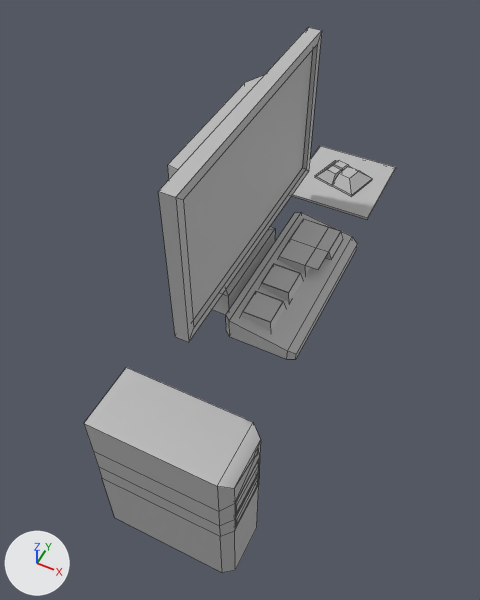
Renders of the FBX model Assets/SM_/SM_Pc.fbx from each side of a commit.
Before and after are seen from a 50 mm camera at (-0.373, -1.609, 2.386) aimed at (-1.015, -0.326, 0.782). Arrows for +X, +Y and +Z are at lower left; the lights stay in place. Mesh edges are drawn as thin lines. Where no turn or scale is listed for an object, it has been applied to the vertices.
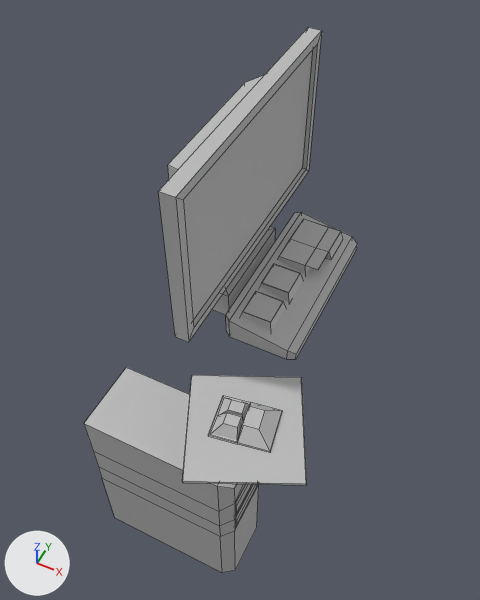
Where the newer file only moved an object's origin or applied its transform, the numbers keep the older frame.

Patch to the scene script:
```diff
--- a/Assets/SM_/SM_Pc.fbx.py
+++ b/Assets/SM_/SM_Pc.fbx.py
@@ me_mesh_011 @@
 me_mesh_011.from_pydata(...)  # 16 vertices, 12 faces; spans x -0.102..0.085, y -0.079..0.083, z -0.004..0.038
 # used by ob_pcube99; location = (-0.888, 0.257, 0.907)
+# me_mesh_011 part 3: the whole mesh is turned 25.2 degrees about the z axis through its middle, then moved by (0.134, -1.056, 0.0)
 me_mesh_011.materials.append(mat_lambert1)
@@ me_mesh_007 @@
 me_mesh_007.from_pydata(...)  # 8 vertices, 5 faces; spans x -0.253..0.044, y -0.155..0.155, z -0.004..0.004
 # used by ob_pcube54; location = (-0.793, 0.253, 0.901)
+# me_mesh_007 part 1: the whole mesh is turned 25.2 degrees about the z axis through the mesh origin
 me_mesh_007.materials.append(mat_lambert1)
@@ me_mesh_012 @@
 me_mesh_012.from_pydata(...)  # 8 vertices, 6 faces; spans x -0.0678..0.0151, y 0.0..0.0743, z 0.0..0.0337
 # used by ob_pcube101; location = (-0.903, 0.261, 0.907)
+# me_mesh_012 part 2: the whole mesh is turned 25.2 degrees about the z axis through its middle, then moved by (0.1206, -1.0739, 0.0)
 me_mesh_012.materials.append(mat_lambert1)
@@ ob_pcube54 @@
 ob_pcube54 = bpy.data.objects.new('pCube54', me_mesh_007)
-ob_pcube54.location = (-0.793, 0.253, 0.901)
+ob_pcube54.location = (-0.666, -0.759, 0.901)
```

Changed parts and their boxes [x1, y1, x2, y2] in the pictures (480 x 600 px):
'pCube54', mesh turned, moved
    before: [292, 146, 396, 219]
    after: [183, 375, 306, 485]
'pCube99', mesh turned
    before: [315, 160, 372, 197]
    after: [208, 395, 282, 453]
'pCube101', mesh turned
    before: [328, 160, 349, 171]
    after: [219, 398, 249, 421]
